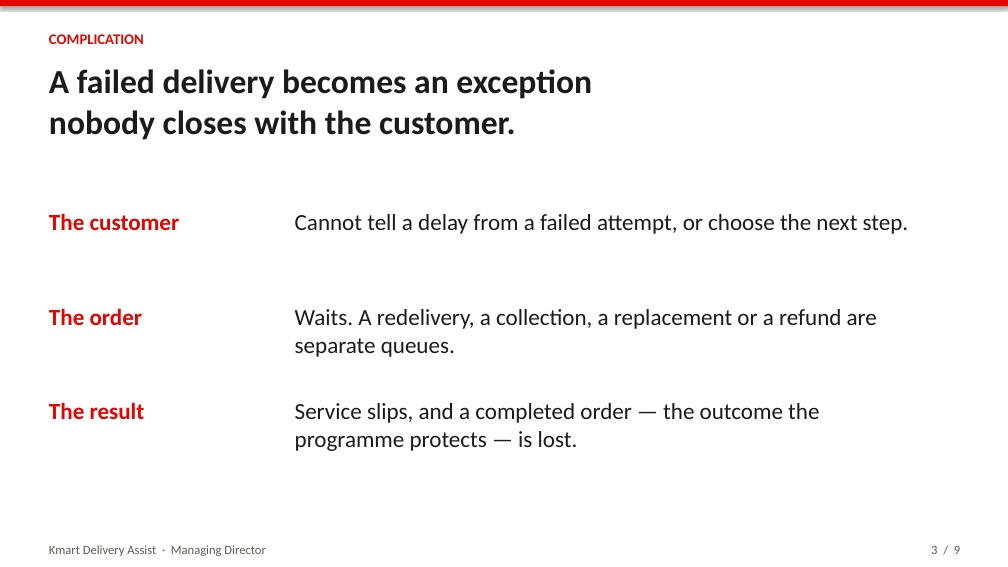
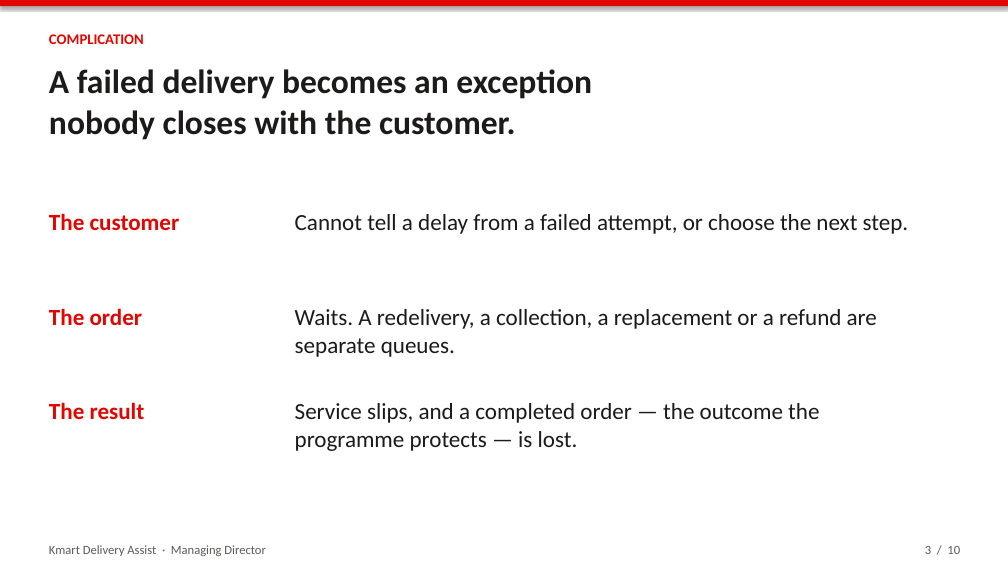
Before and after one commit to Dingchen-Yuan/A3, a slide deck: slide 3 of pitch/Kmart-Delivery-Assist-Lab12.pptx. Drawn at 1008x567 pixels with LibreOffice and Linux fonts; fonts in the diff are those of the drawing. Boxes give left, top, right and bottom in pixels: in the first picture for what was removed or moved away, otherwise in the second. Text is boxed around its words. In the diff, an @@ line names an element or a change of style, - is before the commit and + after.

```diff
--- a/pitch/Kmart-Delivery-Assist-Lab12.pptx
+++ b/pitch/Kmart-Delivery-Assist-Lab12.pptx
@@ text at (925, 546, 960, 554): text changed @@
-3 / 9
+3 / 10
```
Also in this commit, not shown: 5 other slides changed, 1 slide added, 8 other files.
